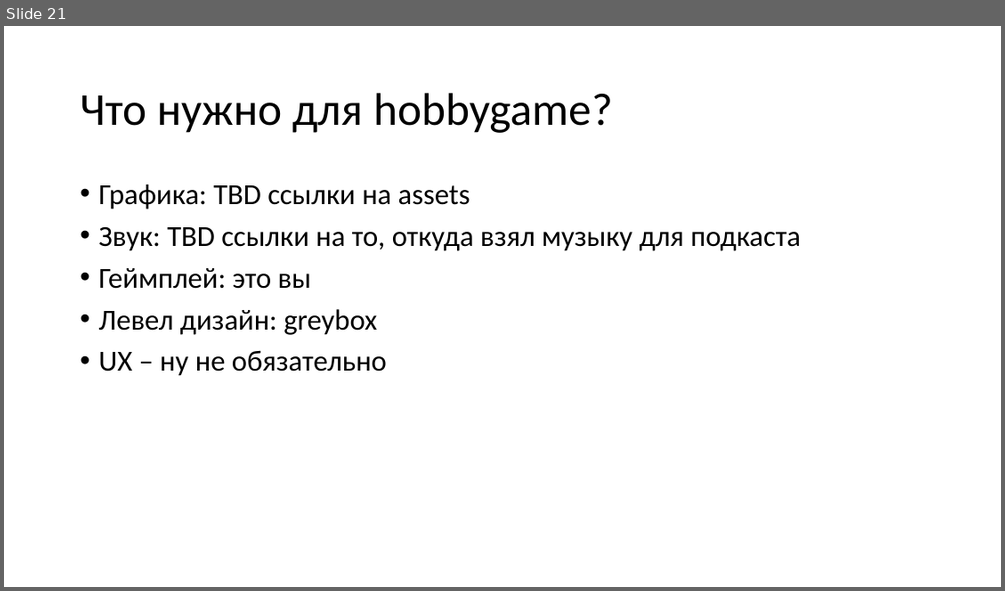
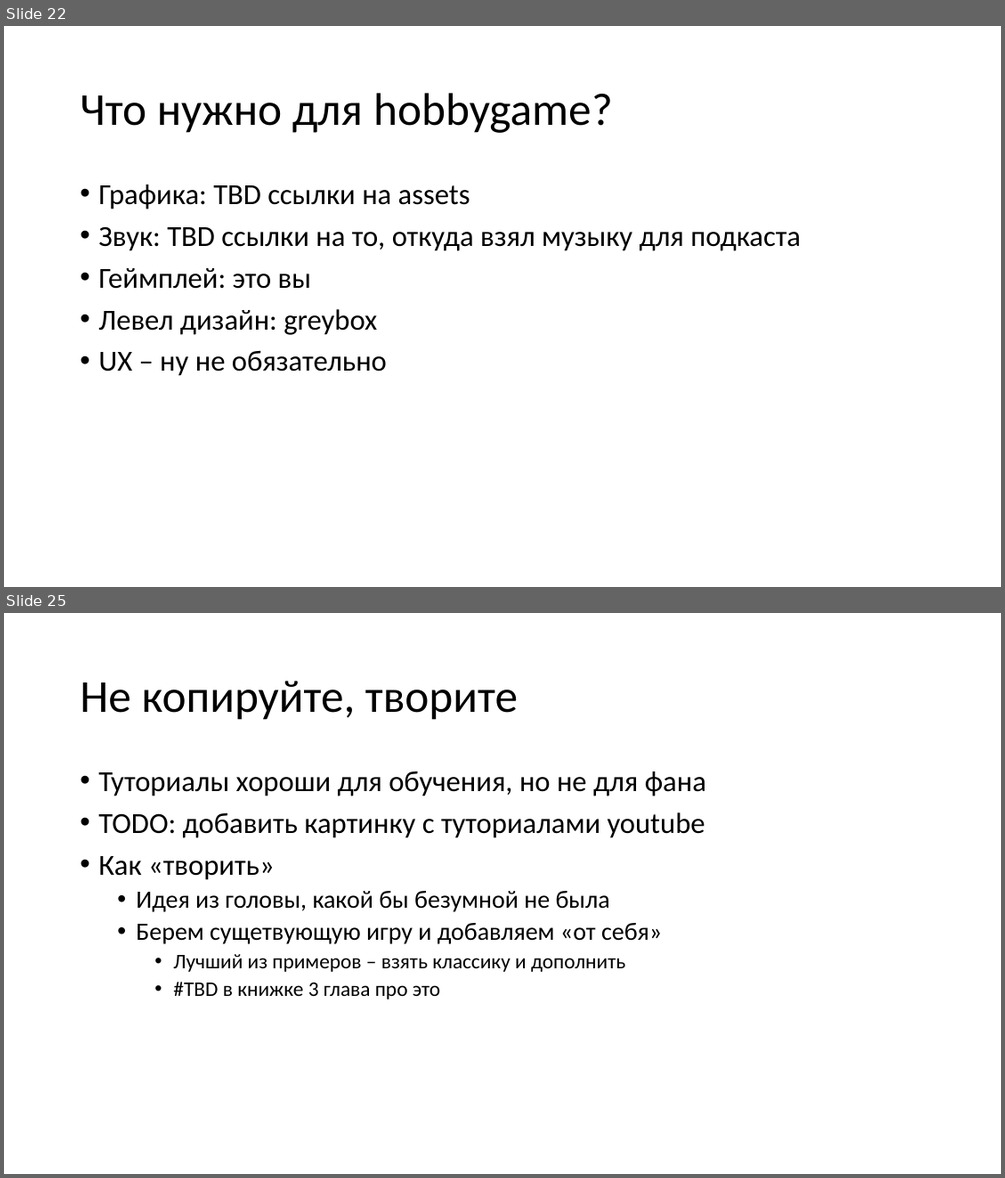
Before and after one commit to kugushev/presentations, a slide deck: 2020_GameDev-As-Hobby/Presentation.pptx. Shown one above the other, each under a label of ours: slide 21 before the commit, slides 22 and 25 after it; the slides between them are not shown. The pictures are 1005x591 and 1005x1178 pixels, drawn with LibreOffice and Linux fonts; fonts in the diff are those of the drawing. Boxes give left, top, right and bottom in pixels: in the first picture for what was removed or moved away, otherwise in the second. Text is boxed around its words. In the diff, an @@ line names an element or a change of style, - is before the commit and + after.

```diff
--- a/2020_GameDev-As-Hobby/Presentation.pptx
+++ b/2020_GameDev-As-Hobby/Presentation.pptx
@@ slide 25 added at [4, 613, 1001, 1174], background #FFFFFF @@
@@ title added at [80, 681, 518, 720], 44 pt, text #000000 @@
+Не копируйте, творите
@@ text added at [98, 771, 706, 999], 28 pt, text #000000 @@
+• Туториалы хороши для обучения, но не для фана
+• TODO: добавить картинку с туториалами youtube
+• Как «творить»
+  • Идея из головы, какой бы безумной не была
+  • Берем сущетвующую игру и добавляем «от себя»
+    • Лучший из примеров – взять классику и дополнить
+    • #TBD в книжке 3 глава про это
@@ what was slide 21 is now slide 22 @@
```
Also in this commit, not shown: 11 other slides added.
